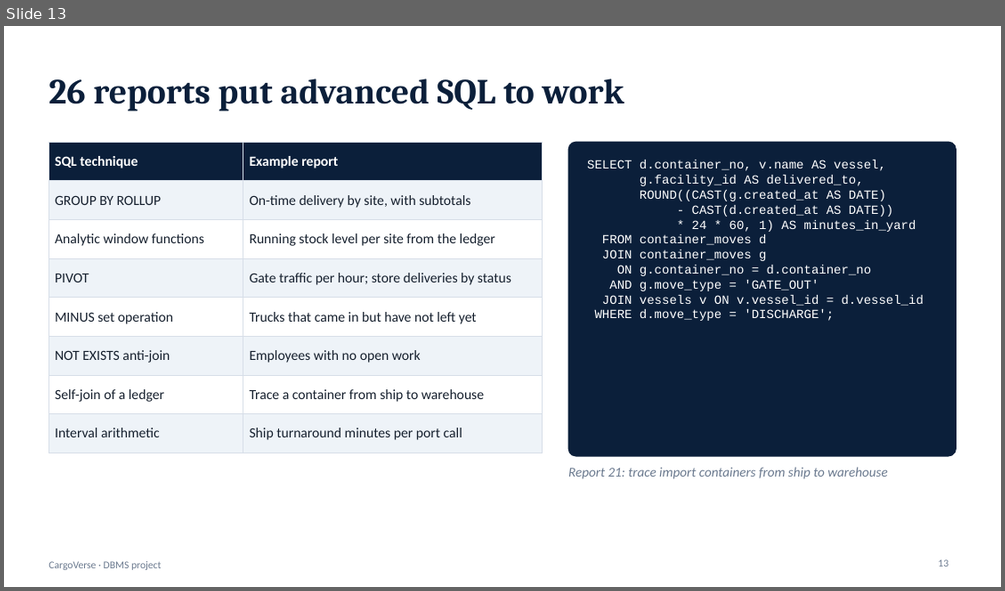
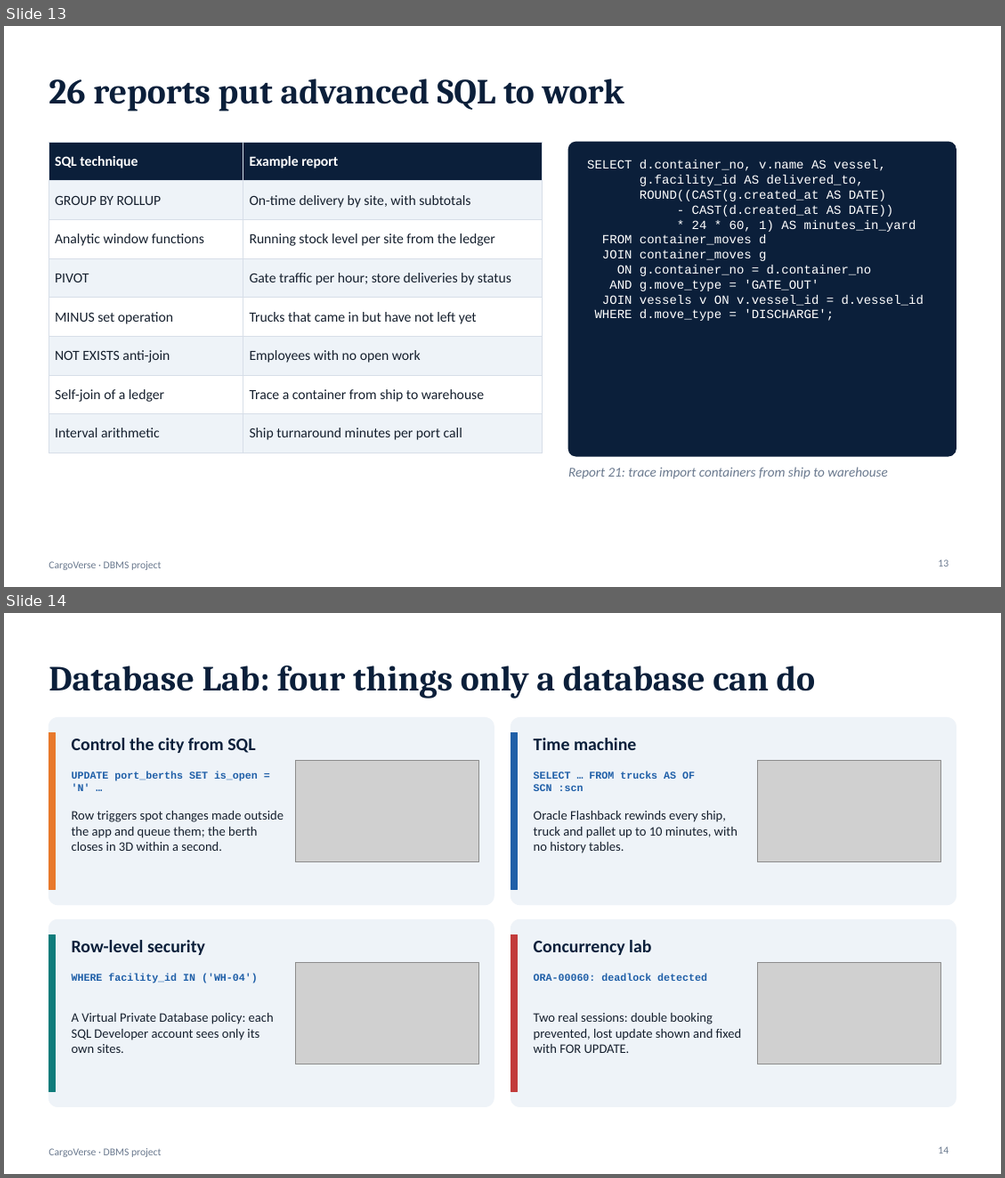
Before and after one commit to Vishal-S007/CargoVerse, a slide deck: docs/CargoVerse-Presentation.pptx. Shown one above the other, each under a label of ours: slide 13 before the commit, slides 13 and 14 after it. The pictures are 1005x591 and 1005x1178 pixels, drawn with LibreOffice and Linux fonts; fonts in the diff are those of the drawing; grey boxes stand for pictures. Boxes give left, top, right and bottom in pixels: in the first picture for what was removed or moved away, otherwise in the second. Text is boxed around its words. In the diff, an @@ line names an element or a change of style, - is before the commit and + after.

```diff
--- a/docs/CargoVerse-Presentation.pptx
+++ b/docs/CargoVerse-Presentation.pptx
@@ slide 14 added at [4,613,1001,1174], background #FFFFFF; not listed: 1 template element that a slide beside it also shows @@
@@ title added at [48,666,816,698], 34 pt, text #0B1F3A, bold @@
+Database Lab: four things only a database can do
@@ rounded rectangle added at [48,718,494,905], fill #EEF3F8, outline #EEF3F8 1 pt @@
@@ rounded rectangle added at [511,718,956,905], fill #EEF3F8, outline #EEF3F8 1 pt @@
@@ rectangle added at [48,732,55,890], fill #E8792B, outline #E8792B 1 pt @@
@@ text added at [72,738,255,753], 17 pt, text #0B1F3A, bold @@
+Control the city from SQL
@@ rectangle added at [511,732,517,890], fill #1F5FA8, outline #1F5FA8 1 pt @@
@@ text added at [534,738,636,750], 17 pt, text #0B1F3A, bold @@
+Time machine
@@ text added at [72,771,258,791], 10 pt, text #1F5FA8, bold @@
+UPDATE port_berths SET is_open = 'N' …
@@ picture added at [296,761,479,861] @@
@@ text added at [534,771,695,791], 10 pt, text #1F5FA8, bold @@
+SELECT … FROM trucks AS OF SCN :scn
@@ picture added at [758,761,941,862] @@
@@ text added at [72,811,283,851], 12.5 pt, text #16202E @@
+Row triggers spot changes made outside the app and queue them; the berth closes in 3D within a second.
@@ text added at [534,811,737,853], 12.5 pt, text #16202E @@
+Oracle Flashback rewinds every ship, truck and pallet up to 10 minutes, with no history tables.
@@ rounded rectangle added at [48,919,494,1107], fill #EEF3F8, outline #EEF3F8 1 pt @@
@@ rounded rectangle added at [511,919,956,1107], fill #EEF3F8, outline #EEF3F8 1 pt @@
@@ rectangle added at [48,934,55,1092], fill #0E7C7B, outline #0E7C7B 1 pt @@
@@ text added at [72,940,205,955], 17 pt, text #0B1F3A, bold @@
+Row-level security
@@ rectangle added at [511,934,517,1092], fill #C23B3B, outline #C23B3B 1 pt @@
@@ text added at [534,940,651,955], 17 pt, text #0B1F3A, bold @@
+Concurrency lab
@@ text added at [72,973,258,983], 10 pt, text #1F5FA8, bold @@
+WHERE facility_id IN ('WH-04')
@@ picture added at [296,962,479,1064] @@
@@ text added at [534,973,707,981], 10 pt, text #1F5FA8, bold @@
+ORA-00060: deadlock detected
@@ picture added at [758,962,941,1064] @@
@@ text added at [72,1013,274,1053], 12.5 pt, text #16202E @@
+A Virtual Private Database policy: each SQL Developer account sees only its own sites.
@@ text added at [534,1013,742,1053], 12.5 pt, text #16202E @@
+Two real sessions: double booking prevented, lost update shown and fixed with FOR UPDATE.
@@ page number added at [938,1146,948,1153], 10 pt, text #6B7A8F @@
+14
```
Also in this commit, not shown: 6 slides changed, 2 other slides added, 8 other files.
